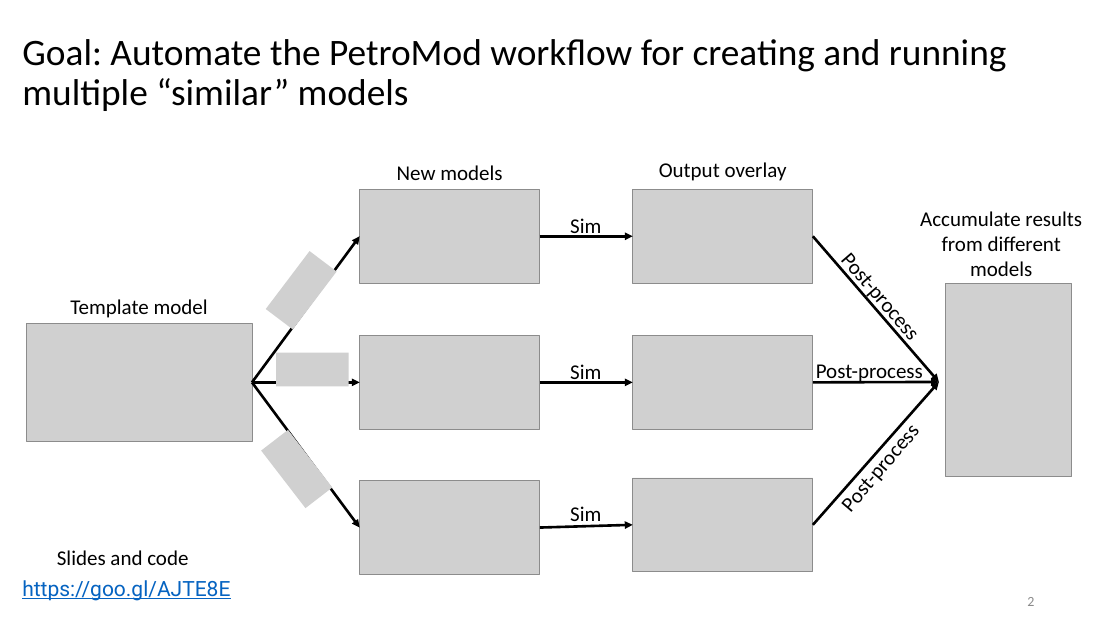
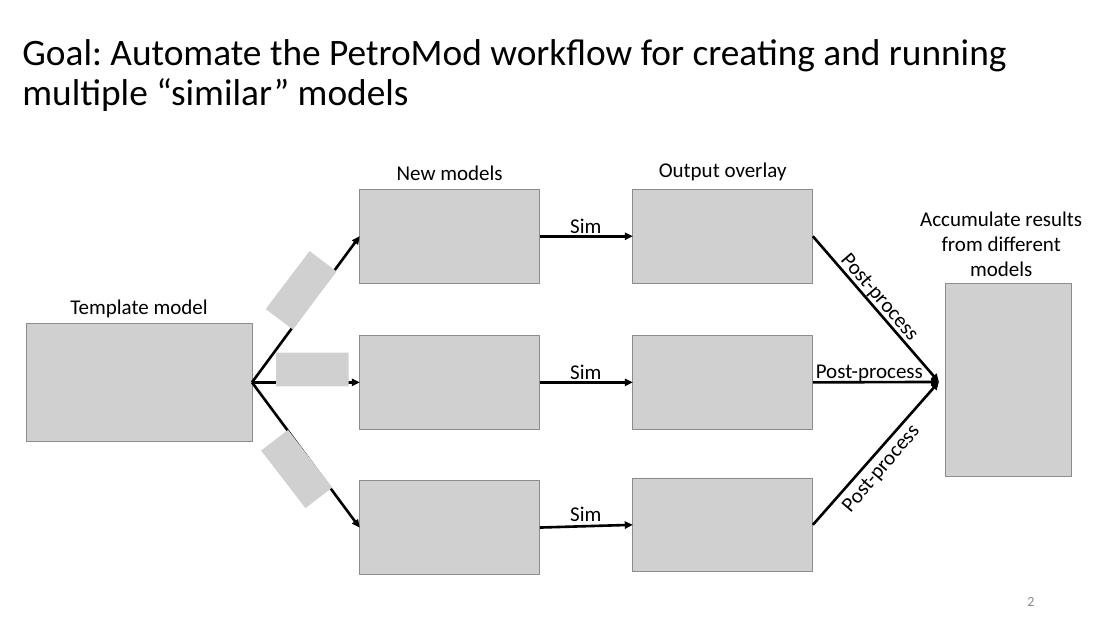
Before and after one commit to MosGeo/BPSMAutoToolbox, a slide deck: slide 2 of Workshop/19.01.23 PM Toolbox Workshop.pptx. Drawn at 1120x630 pixels with LibreOffice and Linux fonts; fonts in the diff are those of the drawing; grey boxes stand for pictures; background and template pictures are left out. Boxes give left, top, right and bottom in pixels: in the first picture for what was removed or moved away, otherwise in the second. Text is boxed around its words. In the diff, an @@ line names an element or a change of style, - is before the commit and + after.

```diff
--- a/Workshop/19.01.23 PM Toolbox Workshop.pptx
+++ b/Workshop/19.01.23 PM Toolbox Workshop.pptx
@@ text removed at [57,550,188,565] @@
-Slides and code
@@ text removed at [22,580,230,601] @@
-https://goo.gl/AJTE8E
```
Also in this commit, not shown: 4 other slides changed, 1 other file.
